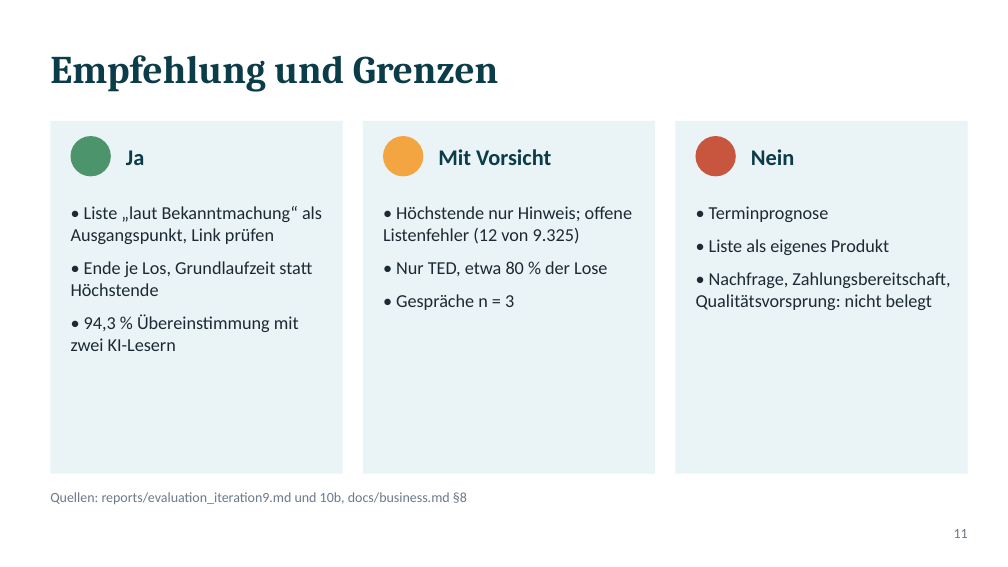
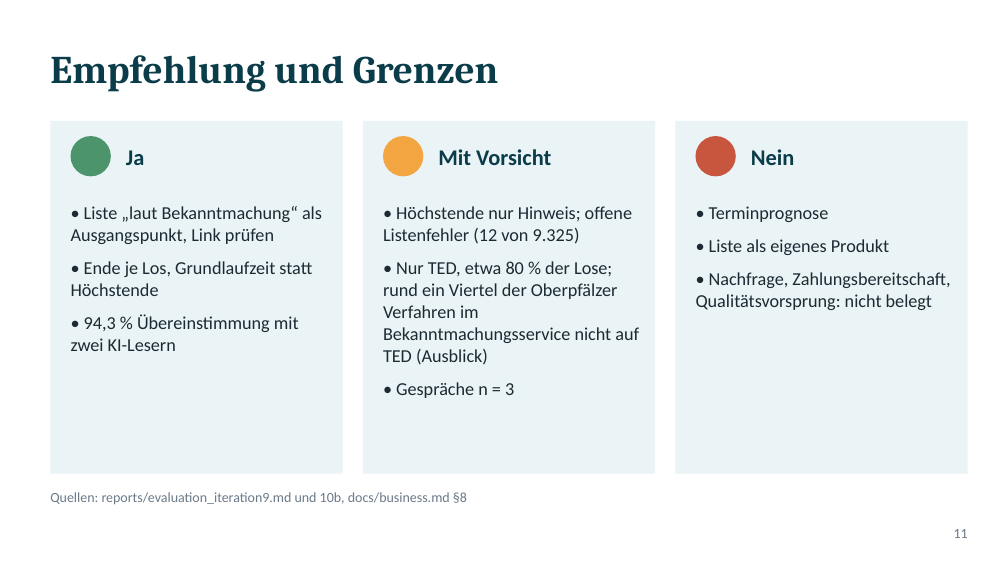
Before and after one commit to ludwigrichthammer9-web/vergabe_radar, a slide deck: slide 11 of docs/vortrag/vortrag_vergabe_radar.pptx. Drawn at 1008x567 pixels with LibreOffice and Linux fonts; fonts in the diff are those of the drawing. Boxes give left, top, right and bottom in pixels: in the first picture for what was removed or moved away, otherwise in the second. Text is boxed around its words. In the diff, an @@ line names an element or a change of style, - is before the commit and + after.

```diff
--- a/docs/vortrag/vortrag_vergabe_radar.pptx
+++ b/docs/vortrag/vortrag_vergabe_radar.pptx
@@ text at <box>383,261,639,365</box>: text changed @@
-• Nur TED, etwa 80 % der Lose
+• Nur TED, etwa 80 % der Lose; rund ein Viertel der Oberpfälzer Verfahren im Bekanntmachungsservice nicht auf TED (Ausblick)
```
Also in this commit, not shown: 1 other slide changed, 7 other files.
